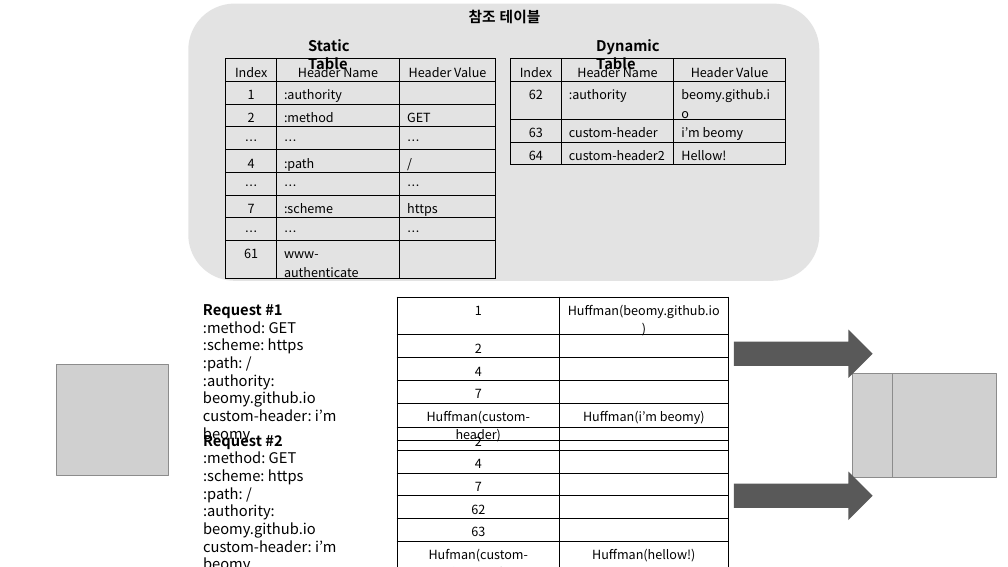
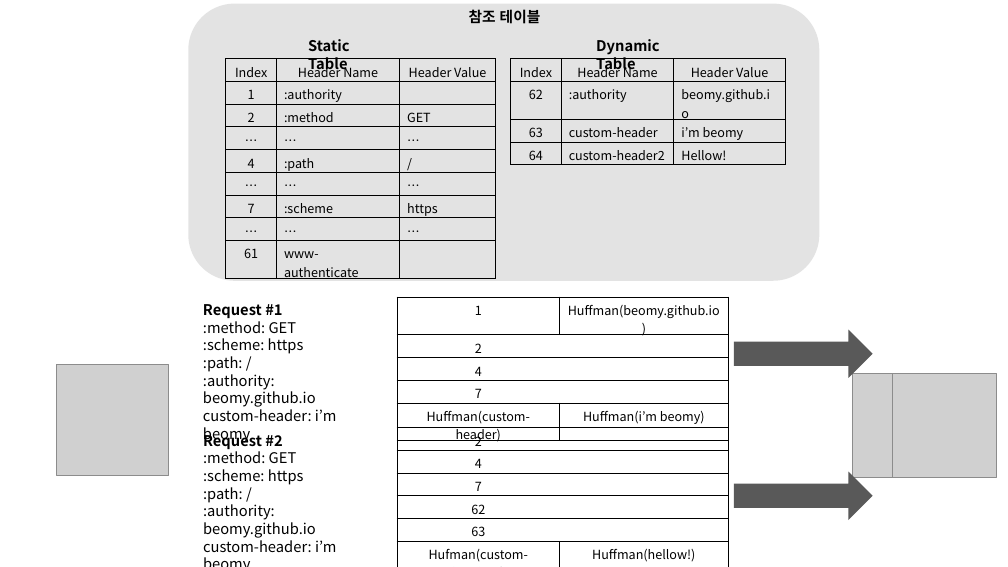
Before and after one commit to beomy/beomy.github.io, a slide deck: slide 11 of static/assets/img/posts/etc/http-version.pptx. Drawn at 1008x567 pixels with LibreOffice and Linux fonts; fonts in the diff are those of the drawing; grey boxes stand for pictures. Boxes give left, top, right and bottom in pixels: in the first picture for what was removed or moved away, otherwise in the second. Text is boxed around its words. In the diff, an @@ line names an element or a change of style, - is before the commit and + after.

```diff
--- a/static/assets/img/posts/etc/http-version.pptx
+++ b/static/assets/img/posts/etc/http-version.pptx
@@ table at bbox=[397, 297, 728, 565] @@
@@ borders changed @@
@@ table at bbox=[397, 428, 728, 566] @@
@@ borders changed @@
```
Also in this commit, not shown: 3 slides added, 6 other files.
